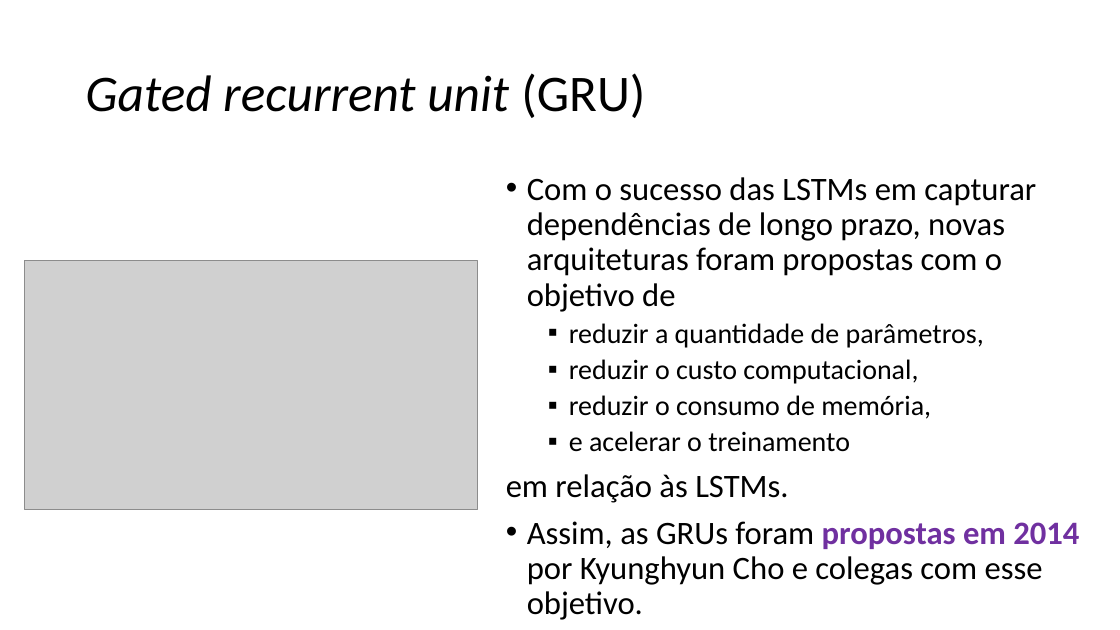
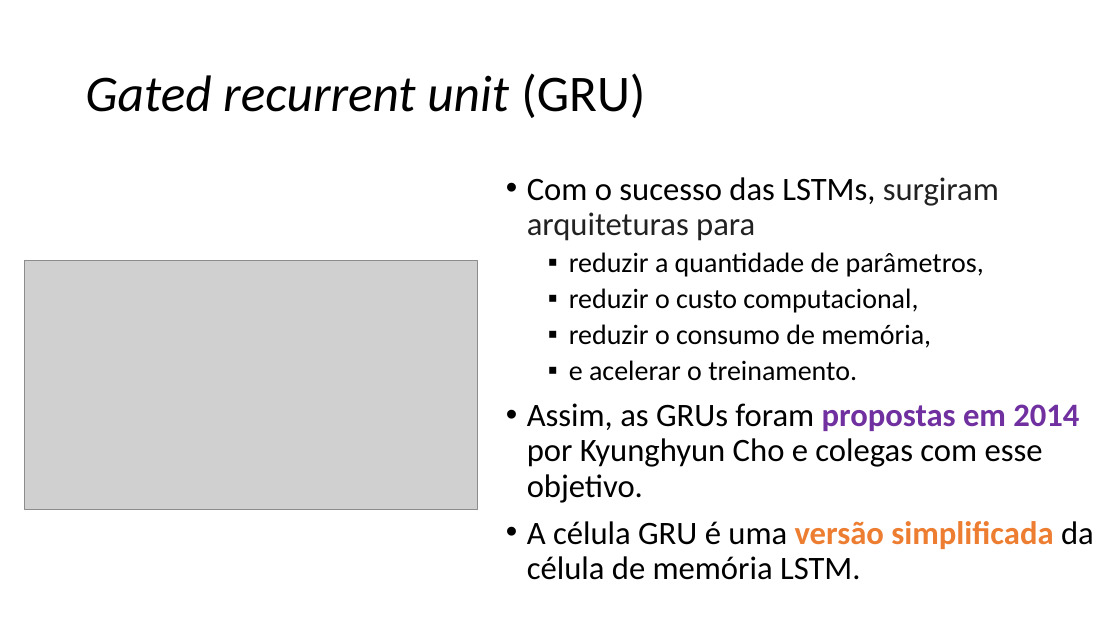
Before and after one commit to zz4fap/c24_inteligencia_artificial, a slide deck: slide 59 of slides/C24_RNN.pptx. Drawn at 1120x630 pixels with LibreOffice and Linux fonts; fonts in the diff are those of the drawing; grey boxes stand for pictures. Boxes give left, top, right and bottom in pixels: in the first picture for what was removed or moved away, otherwise in the second. Text is boxed around its words. In the diff, an @@ line names an element or a change of style, - is before the commit and + after.

Commit message:
update of slides

```diff
--- a/slides/C24_RNN.pptx
+++ b/slides/C24_RNN.pptx
@@ text at [527,177,999,241]: text changed; text colour #000000 to #222222 @@
-• Com o sucesso das LSTMs em capturar dependências de longo prazo, novas arquiteturas foram propostas com o objetivo de
+• Com o sucesso das LSTMs, surgiram arquiteturas para
@@ text at [569,360,857,381]: text changed @@
-  ▪ e acelerar o treinamento
-em relação às LSTMs.
+  ▪ e acelerar o treinamento.
@@ text at [527,521,1094,580]: paragraph added @@
+• A célula GRU é uma versão simplificada da célula de memória LSTM.
```
Also in this commit, not shown: 12 other slides changed, 5 slides added, 3 slides removed, 2 other files.
